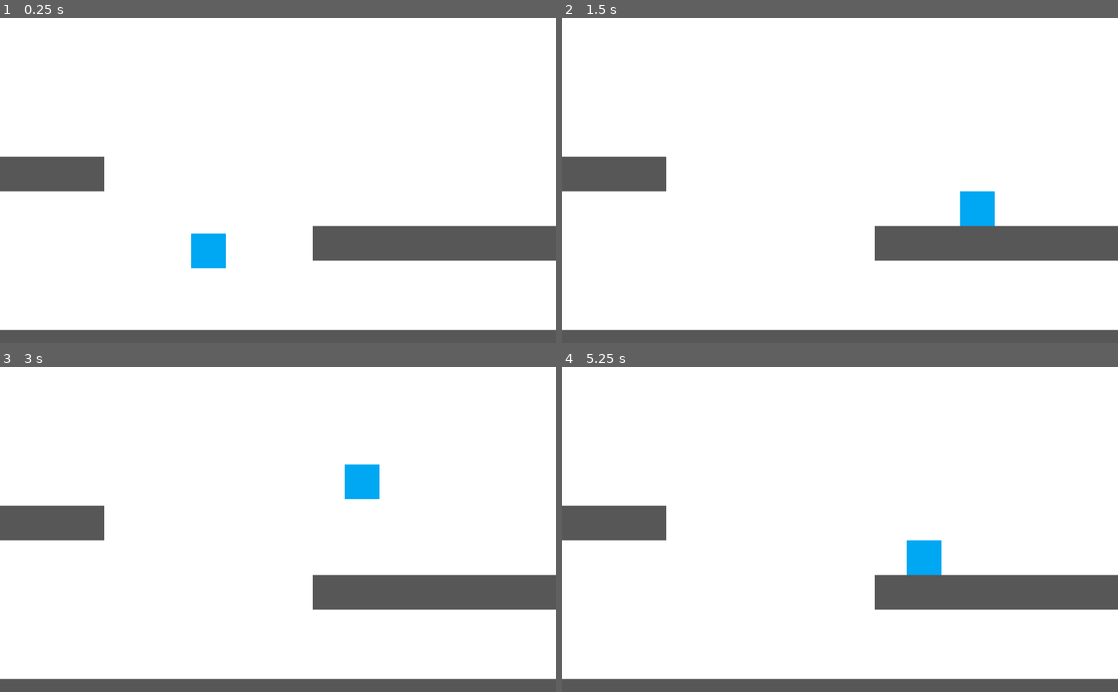
Above: before the commit, frames 1-4 (two rows, left to right).
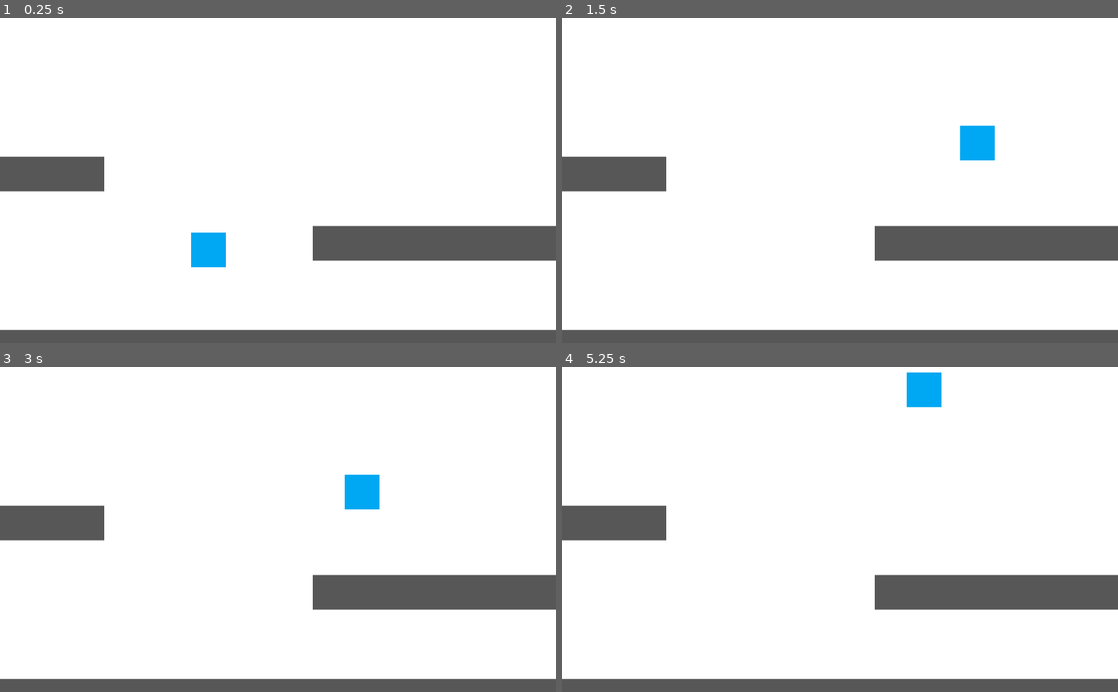
Above: after the commit, the same moments.

Repository: ogeeice/2D-Platfomer-controller
Game: Godot game, scene res://Scenes/Level/Level.tscn
Two runs of this game, one before a commit and one after it. Both use one fixed random seed, a clock stepped at 60 frames per second and the inputs below.
Inputs:
- Up to frame 1 (0.25 s): no input
- Up to frame 2 (1.5 s): hold D (right) from 0.53 s (still down); tap Space (jump) at 0.6, 0.77, 1.07, 1.35 s
- Up to frame 3 (3 s): tap Space (jump) at 1.52, 1.82, 2.1, 2.85 s; release D (right) at 2.03 s; hold A (left) 2.03-2.78 s; hold D (right) from 2.78 s (still down)
- Up to frame 4 (5.25 s): tap Space (jump) at 3.02, 3.32, 3.6, 3.77, 4.07, 4.35, 4.52, 4.82, 5.1 s; release D (right) at 4.28 s; hold A (left) 4.28-5.03 s; hold D (right) from 5.03 s (still down)

The runs differ from the first frame. In frame 1, less than 0.1% of the frame differs, in the area x 34-41%, y 66-78%; in frame 2, 1.4%, in the area x 71-78%, y 33-65%; in frame 3, 0.4%; in frame 4, 1.4%.

Commit message:
Update
Player has a more responsive jump system

Diff:
--- a/Scenes/Player/Player.gd
+++ b/Scenes/Player/Player.gd
@@ -1,4 +1,6 @@
 extends KinematicBody2D
+
+export var NewJump = false
 
 var snap = Vector2.DOWN
 const UP_DIRECTION = Vector2.UP
@@ -11,7 +13,16 @@
 var canJump = false
 var jump_count = 0
 export var jump_max = 2
+
 export var Jump_strength = 1500.0
+
+export var Jump_Height = 200.0
+export var Jump_Time_peak = 0.05
+export var Jump_Time_Descend = 0.3
+
+onready var Jump_Velocity : float = ((2.0 * Jump_Height) / Jump_Time_Descend) * -1.0
+onready var Jump_Gravity : float = ((-2.0 * Jump_Height) / (Jump_Time_Descend * Jump_Time_Descend)) * -1.0
+onready var Fall_Gravity : float = ((-2.0 * Jump_Height) / (Jump_Time_Descend * Jump_Time_Descend)) * -1.0
 
 export (float, 0, 1) var coyoteTime = 0.1
 onready var CTimer = get_node("CoyoteTimer")
@@ -25,7 +36,10 @@
 
 
 func _physics_process(delta):
-	velocity.y += gravity * delta
+	if NewJump == true:
+		velocity.y += GetGravity() * delta
+	else:
+		velocity.y += gravity * delta
 	velocity = move_and_slide_with_snap(velocity,snap,UP_DIRECTION,true)
 
 func _process(_delta):
@@ -61,9 +75,20 @@
 	if canJump:
 		if jump_count < jump_max:
 			if Input.is_action_just_pressed("jump"):
-				velocity.y = -Jump_strength
-				snap = Vector2.ZERO
-				jump_count += 1
+				Jump()
+
+func Jump():
+	if NewJump == true:
+		velocity.y = Jump_Velocity
+	else:
+		velocity.y = -Jump_strength
+
+	snap = Vector2.ZERO
+	jump_count += 1
+	pass
+
+func GetGravity():
+	return Jump_Gravity if velocity.y < 0.0 else Fall_Gravity
 
 func _on_CoyoteTimer_timeout():
 	canJump = false
--- a/Scenes/Player/Player.tscn
+++ b/Scenes/Player/Player.tscn
@@ -8,6 +8,7 @@
 
 [node name="Player" type="KinematicBody2D"]
 script = ExtResource( 2 )
+NewJump = true
 
 [node name="CollisionShape2D" type="CollisionShape2D" parent="."]
 shape = SubResource( 1 )
